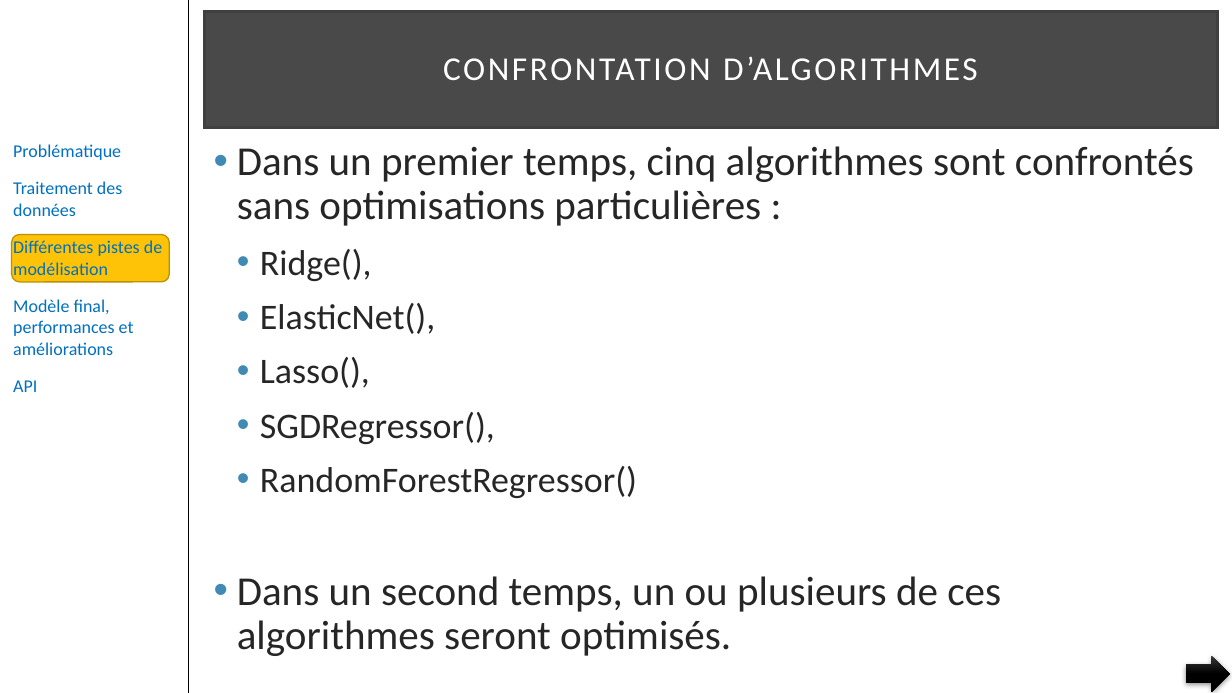
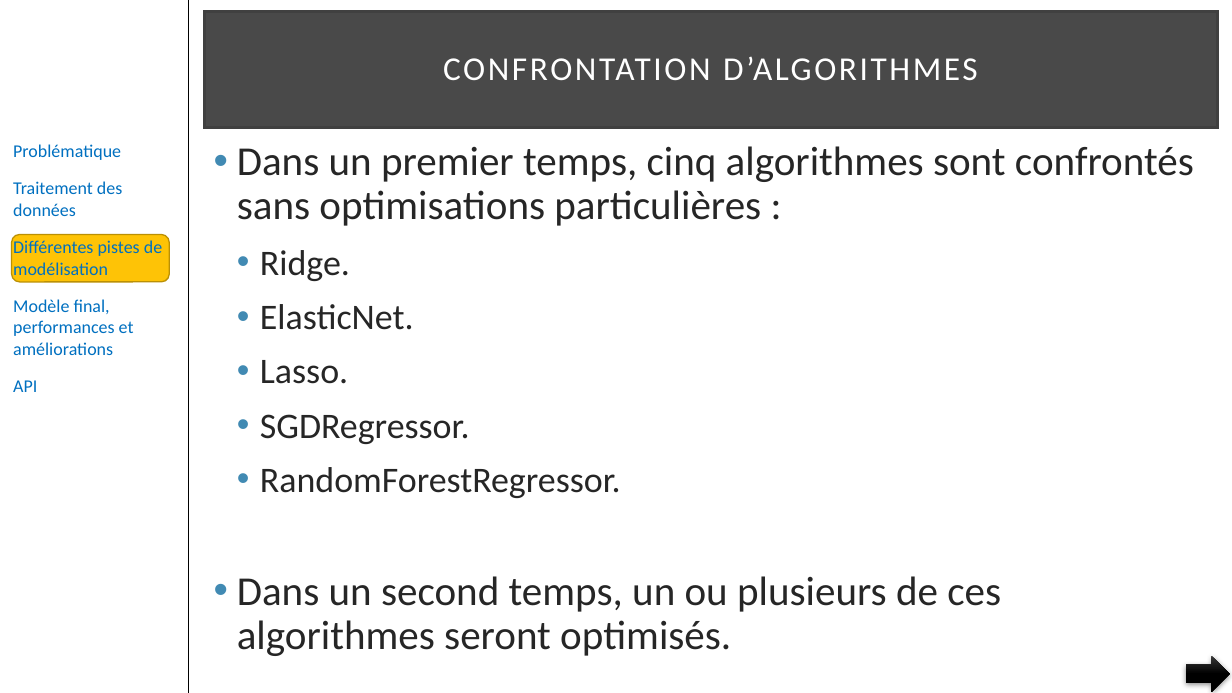
Before and after one commit to pfroide/python, a slide deck: slide 20 of Projet_4/p4.pptx. Drawn at 1232x693 pixels with LibreOffice and Linux fonts; fonts in the diff are those of the drawing. Boxes give left, top, right and bottom in pixels: in the first picture for what was removed or moved away, otherwise in the second. Text is boxed around its words. In the diff, an @@ line names an element or a change of style, - is before the commit and + after.

```diff
--- a/Projet_4/p4.pptx
+++ b/Projet_4/p4.pptx
@@ text at (260, 250, 621, 498): text changed @@
-  • Ridge(),
-  • ElasticNet(),
-  • Lasso(),
-  • SGDRegressor(),
-  • RandomForestRegressor()
+  • Ridge.
+  • ElasticNet.
+  • Lasso.
+  • SGDRegressor.
+  • RandomForestRegressor.
```
Also in this commit, not shown: 7 other slides changed, 2 slides added.
